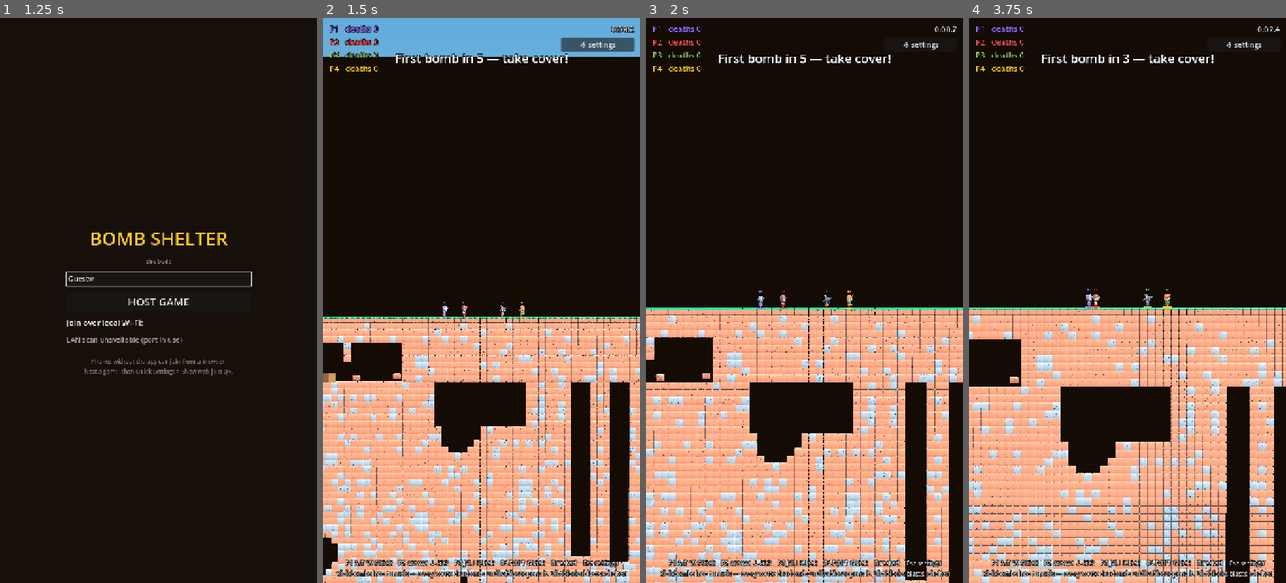
Above: before the commit, frames 1-4 (left to right).
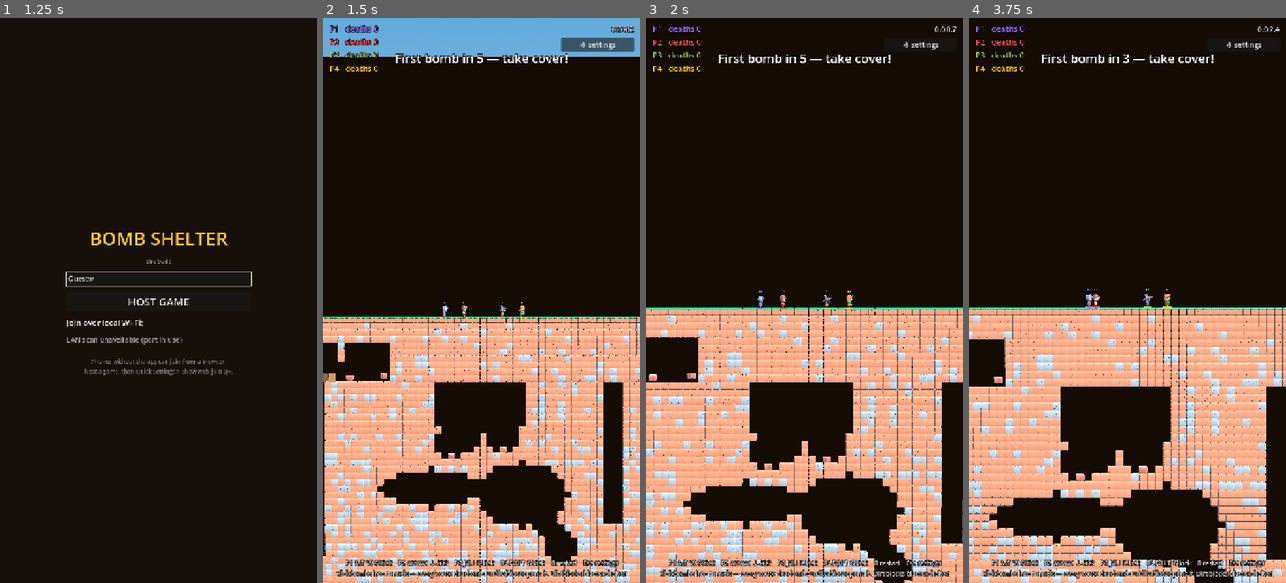
Above: after the commit, the same moments.

Repository: uchy4/dummy
Game: Godot game, scene res://scenes/menu.tscn
Two runs of this game, one before a commit and one after it. Both use one fixed random seed, a clock stepped at 60 frames per second and the inputs below.
Inputs (mouse positions are in pixels of both pictures, inside the frame that each line leads up to):
- Up to frame 1 (1.25 s): tap Enter (ui_accept) at 0.5 s; move the mouse to (228, 272) at 0.52 s; hold D (p1_right) from 0.53 s (still down); hold S (p1_kick) from 0.53 s (still down); click (228, 272) at 0.67 s; tap W (p1_jump) at 0.77 s
- Up to frame 2 (1.5 s): release D (p1_right) at 1.25 s; release S (p1_kick) at 1.25 s; click "HOST GAME" at 1.25 s
- Up to frame 3 (2 s): no input
- Up to frame 4 (3.75 s): drag from (1064, 328) to (1111, 413) at 2.02 s; move the mouse to (1159, 176) at 2.77 s; hold D (p1_right) 2.78-3.5 s; tap L at 2.85 s; drag from (1111, 413) to (1032, 215) at 3.52 s

Frame 1 is identical in both runs. In frame 2, 9.6% of the frame differs, in the area x 0-97%, y 57-100%; in frame 3, 11%; in frame 4, 11%, in the area x 0-100%, y 53-100%.

Commit message:
Water bodies, mortal livestock, scorched wallpaper, dithered strata
- Water hybrid: connected bodies act as ONE entity (communicating
  vessels). Each tick a few cells shift from the highest surface column
  to the lowest fillable one within the body, so pools converge smoothly
  to level, U-bends equalize both arms, and a split basin becomes two
  independent bodies. Streams/waterfalls keep the per-drop flow. Same
  [from,to] wire format — clients unchanged.
- Critters are mortal: a solid kick (or blast knockback) ragdolls them —
  a mini six-part ragdoll (0.55 rig) in their body color tumbles off, and
  they stand back up where it lands. A blast in lethal range kills them
  outright, same rules as players (fading death ragdoll + splat).
- Wallpaper scars: every wallpaper square caught in a blast circle
  darkens 50%, native and web, so bombed-out rooms look bombed-out.
- Strata blend: 5 dithered rows (10/30/50/70/90%) at each boundary
  instead of hard lines — dirt fades into clay into stone into slate.

Co-Authored-By: Claude Opus 4.8 <noreply@anthropic.com>
Claude-Session: https://claude.ai/code/session_01QSJudmCHT44WHN37u3ZpBk

Diff:
--- a/bomb-shelter/scripts/bomb.gd
+++ b/bomb-shelter/scripts/bomb.gd
@@ -402,7 +402,8 @@
 		part.apply_central_impulse(
 			dir * BOMB_IMPULSE * launch_mult * (0.6 + (1.0 - d / blast)) * part.mass)
 
-	# Critters get punted by blasts too (they expose shove()).
+	# Critters live and die by the same rules as players: lethal range
+	# kills them, the rest of the blast ragdolls them.
 	for n in get_tree().get_nodes_in_group(&"props"):
 		var node := n as Node2D
 		if node == null or not node.has_method(&"shove"):
@@ -413,8 +414,11 @@
 		var ndir := global_position.direction_to(node.global_position)
 		if ndir == Vector2.ZERO:
 			ndir = Vector2.UP
-		node.call(&"shove",
-			ndir * PLAYER_KNOCKBACK * launch_mult * (0.4 + (1.0 - nd / blast)))
+		var nkick := ndir * PLAYER_KNOCKBACK * launch_mult * (0.4 + (1.0 - nd / blast))
+		if node.has_method(&"blast_hit"):
+			node.call(&"blast_hit", nkick, nd <= kill and lethal_allowed)
+		else:
+			node.call(&"shove", nkick)
 
 	# Untyped on purpose: naming Chest here would create a Bomb -> Chest ->
 	# Player -> Bomb class-loading cycle.
--- a/bomb-shelter/scripts/critter.gd
+++ b/bomb-shelter/scripts/critter.gd
@@ -1,8 +1,8 @@
 class_name Critter
 extends CharacterBody2D
-## Wandering bunker livestock: chickens and pigs. Cosmetic AI only — they
-## never die; a blast or kick just relocates them. See scripts/player.gd for
-## the gravity/facing pattern this follows.
+## Wandering bunker livestock: chickens and pigs. A kick ragdolls them (they
+## tumble, then get back up); a close bomb blast kills them outright, same
+## rules as players. See scripts/player.gd for the gravity/facing pattern.
 ##
 ## Usage: set `kind` (and optionally `home`) before adding to the tree, e.g.:
 ##   var c := Critter.new(); c.kind = Critter.Kind.CHICKEN
@@ -29,6 +29,11 @@
 const CHICKEN_SPEED := 40.0
 const PIG_SPEED := 30.0
 
+var alive := true
+var _ragdoll: Ragdoll = null
+var _stun_left := 0.0
+var _shape_node: CollisionShape2D
+
 var _gravity: float = ProjectSettings.get_setting("physics/2d/default_gravity")
 var _facing := 1
 var _intent := _Intent.IDLE
@@ -46,15 +51,25 @@
 	collision_mask = 1  # walks on terrain, never blocks players/bombs
 	floor_snap_length = 6.0
 
-	var cs := CollisionShape2D.new()
+	_shape_node = CollisionShape2D.new()
 	var rs := RectangleShape2D.new()
 	rs.size = Vector2(10, 9) if kind == Kind.CHICKEN else Vector2(16, 10)
-	cs.shape = rs
-	add_child(cs)
+	_shape_node.shape = rs
+	add_child(_shape_node)
 	_pick_intent()
 
 
 func _physics_process(delta: float) -> void:
+	if not alive:
+		return
+	if _stun_left > 0.0:
+		# Riding our kicked ragdoll; stand back up where it lands.
+		_stun_left -= delta
+		if _ragdoll != null and is_instance_valid(_ragdoll):
+			global_position = _ragdoll.torso_pos()
+		if _stun_left <= 0.0:
+			_end_ragdoll()
+		return
 	var fall_mult := 0.35 if _flutter_left > 0.0 else 1.0
 	velocity.y = minf(velocity.y + _gravity * fall_mult * delta, MAX_FALL)
 
@@ -126,11 +141,72 @@
 	_hop_cooldown = maxf(_hop_cooldown - delta, 0.0)
 
 
-## Public shove hook: the lead's kick loop and blast handling call this on
-## group "props" members instead of applying a RigidBody impulse (Critter is
-## a CharacterBody2D, so it can't join "ragdoll_parts").
+## Public shove hook: kicks and blast knockback land here. A real wallop
+## ragdolls the animal — it tumbles limp and gets back up where it lands.
 func shove(vel: Vector2) -> void:
-	velocity += vel
+	if not alive:
+		return
+	if vel.length() > 140.0 and _stun_left <= 0.0:
+		_start_ragdoll(vel)
+	else:
+		velocity += vel
+
+
+## Blast handler, same rules as players: lethal range kills, otherwise the
+## concussion just launches them into a ragdoll tumble.
+func blast_hit(kick: Vector2, lethal: bool) -> void:
+	if not alive:
+		return
+	if lethal:
+		die(kick)
+	else:
+		shove(kick)
+
+
+func die(kick: Vector2) -> void:
+	if not alive:
+		return
+	alive = false
+	_end_ragdoll_silently()
+	var rd := _make_ragdoll(kick)
+	rd.persist = false  # fades out like a player's death ragdoll
+	get_tree().call_group(&"sfx", &"play_splat", global_position)
+	queue_free()
+
+
+func _start_ragdoll(vel: Vector2) -> void:
+	_stun_left = 1.3
+	_ragdoll = _make_ragdoll(velocity + vel)
+	_ragdoll.persist = true
+	hide()
+	_shape_node.set_deferred(&"disabled", true)
+	velocity = Vector2.ZERO
+
+
+func _end_ragdoll() -> void:
+	if _ragdoll != null and is_instance_valid(_ragdoll):
+		global_position = _ragdoll.torso_pos() + Vector2(0, -3)
+	_end_ragdoll_silently()
+	show()
+	_shape_node.set_deferred(&"disabled", false)
+	velocity = Vector2.ZERO
+
+
+func _end_ragdoll_silently() -> void:
+	if _ragdoll != null and is_instance_valid(_ragdoll):
+		_ragdoll.queue_free()
+	_ragdoll = null
+	_stun_left = 0.0
+
+
+func _make_ragdoll(impulse: Vector2) -> Ragdoll:
+	var rd := Ragdoll.new()
+	rd.part_scale = 0.55
+	rd.color = Color("f5f5f0") if kind == Kind.CHICKEN else Color("f4a7b9")
+	rd.impulse = impulse.limit_length(700.0)
+	rd.position = global_position
+	get_parent().add_child.call_deferred(rd)
+	return rd
 
 
 func _draw() -> void:
--- a/bomb-shelter/scripts/net_hub.gd
+++ b/bomb-shelter/scripts/net_hub.gd
@@ -129,6 +129,7 @@
 var CELL=["","#7a5230","#4b4b55","#4caf50","#2e6bc9","#a5623b","#6e7681","#553f4d"];
 var CELL2=["","#5c3d22","#3a3a44","#3f9143","#2a60b5","#874e2e","#59616b","#42313c"];
 var ROOMS=[];var ROOMTINT=["#54381f","#e4d3ac","#aebccd","#dcebec","#6b4a26"];
+var SCORCH={};
 var grassCells=null;var anim={};
 // Locally-simulated bombs: velocity estimated from snapshots, integrated
 // with gravity + terrain every frame, error-corrected toward host truth.
@@ -200,7 +201,7 @@
   else if(m.t==="init"){W=m.w;H=m.h;TS=m.ts;SURF=m.surf;FIN=m.fin;ROOMS=m.rooms||[];
    grid=new Uint8Array(m.grid.length);
    for(var i=0;i<m.grid.length;i++)grid[i]=m.grid.charCodeAt(i)-48;
-   buildTerrain();sp=sc=null;flashes=[];sparks=[];win=null;anim={};bsim=[];predOK=false;}
+   buildTerrain();sp=sc=null;flashes=[];sparks=[];win=null;anim={};bsim=[];SCORCH={};predOK=false;}
   else if(m.t==="roster"){roster=m.p;updateBtn();}
   else if(m.t==="you"){you=m.i;updateBtn();}
   else if(m.t==="colors"){opts=m.opts;
@@ -333,9 +334,14 @@
 function carve(x,y,rad){if(!grid)return;
  var c0=Math.floor(x/TS),r0=Math.floor(y/TS),rr=Math.ceil(rad/TS);
  for(var r=r0-rr;r<=r0+rr;r++)for(var c=c0-rr;c<=c0+rr;c++){
-  if(r<0||r>=H||c<0||c>=W)continue;var v=grid[r*W+c];if(v===0||v===2)continue;
+  if(r<0||r>=H||c<0||c>=W)continue;
   var dx=(c+0.5)*TS-x,dy=(r+0.5)*TS-y;
-  if(dx*dx+dy*dy<=rad*rad){grid[r*W+c]=0;octx.clearRect(c,r,1,1);}}}
+  if(dx*dx+dy*dy>rad*rad)continue;
+  // Wallpaper squares caught in the blast scorch 50% darker.
+  for(var ri=0;ri<ROOMS.length;ri++){var q=ROOMS[ri];
+   if(c>=q[0]&&c<q[0]+q[2]&&r>=q[1]&&r<q[1]+q[3]){SCORCH[r*W+c]=1;break;}}
+  var v=grid[r*W+c];if(v===0||v===2)continue;
+  grid[r*W+c]=0;octx.clearRect(c,r,1,1);}}
 function burst(x,y,col){for(var i=0;i<10;i++)sparks.push({x:x,y:y,c:col,
  vx:(Math.random()-0.5)*260,vy:-Math.random()*260-40,t:performance.now()});}
 function shade(hex,f){hex=hex.replace("#","");
@@ -496,6 +502,8 @@
     ctx.fillRect(q[0]*TS+cc*8,q[1]*TS+rr*8,8,8);}}
   else{ctx.fillStyle=ROOMTINT[q[4]]||"#54381f";
    ctx.fillRect(q[0]*TS,q[1]*TS,q[2]*TS,q[3]*TS);}}
+ ctx.fillStyle="rgba(0,0,0,0.5)";
+ for(var sk in SCORCH){var si=+sk;ctx.fillRect((si%W)*TS,((si/W)|0)*TS,TS,TS);}
  ctx.drawImage(off,0,0,W,H,0,0,W*TS,H*TS);
  if(grassCells)for(var gi=0;gi<grassCells.length;gi++){var idx=grassCells[gi];
   if(grid[idx]!==3)continue;var gx=(idx%W)*TS,gy=((idx/W)|0)*TS;
--- a/bomb-shelter/scripts/ragdoll.gd
+++ b/bomb-shelter/scripts/ragdoll.gd
@@ -13,6 +13,8 @@
 ## Stun ragdolls persist (no fade/free) until the stunned player gets back
 ## up and frees them; death ragdolls fade out on their own.
 var persist := false
+## Critters use a shrunken rig (0.55) — same physics, smaller parts.
+var part_scale := 1.0
 
 var _age := 0.0
 var _parts: Array[RigidBody2D] = []
@@ -22,22 +24,23 @@
 	z_index = 5
 	if color2 == Color.TRANSPARENT:
 		color2 = color
-	var torso := _part(Vector2(0, -2), Vector2(12, 10), color)
+	var s := part_scale
+	var torso := _part(Vector2(0, -2) * s, Vector2(12, 10) * s, color)
 	if not color2.is_equal_approx(color):
-		var band := _rect_poly(Vector2(12, 3), color2)
+		var band := _rect_poly(Vector2(12, 3) * s, color2)
 		torso.add_child(band)
-	var head := _part(Vector2(0, -11), Vector2(10, 9), color.lightened(0.35))
+	var head := _part(Vector2(0, -11) * s, Vector2(10, 9) * s, color.lightened(0.35))
 	_decorate_head(head)
-	var arm_l := _part(Vector2(-7, 0), Vector2(4, 10), color.darkened(0.15))
-	var arm_r := _part(Vector2(7, 0), Vector2(4, 10), color.darkened(0.15))
-	var leg_l := _part(Vector2(-3, 9), Vector2(4, 12), color.darkened(0.35))
-	var leg_r := _part(Vector2(3, 9), Vector2(4, 12), color.darkened(0.35))
+	var arm_l := _part(Vector2(-7, 0) * s, Vector2(4, 10) * s, color.darkened(0.15))
+	var arm_r := _part(Vector2(7, 0) * s, Vector2(4, 10) * s, color.darkened(0.15))
+	var leg_l := _part(Vector2(-3, 9) * s, Vector2(4, 12) * s, color.darkened(0.35))
+	var leg_r := _part(Vector2(3, 9) * s, Vector2(4, 12) * s, color.darkened(0.35))
 
-	_pin(head, torso, Vector2(0, -7))
-	_pin(arm_l, torso, Vector2(-6, -5))
-	_pin(arm_r, torso, Vector2(6, -5))
-	_pin(leg_l, torso, Vector2(-3, 3))
-	_pin(leg_r, torso, Vector2(3, 3))
+	_pin(head, torso, Vector2(0, -7) * s)
+	_pin(arm_l, torso, Vector2(-6, -5) * s)
+	_pin(arm_r, torso, Vector2(6, -5) * s)
+	_pin(leg_l, torso, Vector2(-3, 3) * s)
+	_pin(leg_r, torso, Vector2(3, 3) * s)
 
 	for p in _parts:
 		p.linear_velocity = impulse * randf_range(0.7, 1.3) \
--- a/bomb-shelter/scripts/room_decor.gd
+++ b/bomb-shelter/scripts/room_decor.gd
@@ -10,12 +10,14 @@
 var terrain: Terrain
 
 var _straw: Array[Rect2] = []  # precomputed so it doesn't flicker
+var _scorch := {}  # cell key -> Vector2i: wallpaper squares scorched by blasts
 
 
 func _ready() -> void:
 	z_index = -5
 	if terrain == null or terrain.bunker_rooms.is_empty():
 		return
+	terrain.carved.connect(_on_carved)
 	var rng := RandomNumberGenerator.new()
 	rng.seed = 7  # deterministic scatter
 	for pen_name: String in ["chicken_pen", "pig_pen"]:
@@ -55,6 +57,32 @@
 		draw_rect(s, Color(0.85, 0.72, 0.35))
 	if terrain.finish_room.size.x > 0:
 		_draw_finish(_px(terrain.finish_room))
+	# Blast scars: wallpaper squares caught in an explosion darken by half.
+	for k in _scorch:
+		var cell: Vector2i = _scorch[k]
+		draw_rect(Rect2(cell.x * TILE, cell.y * TILE, TILE, TILE),
+			Color(0, 0, 0, 0.5))
+
+
+## Mark every wallpaper square inside the blast circle as scorched.
+func _on_carved(world_pos: Vector2, radius: float) -> void:
+	var rects: Array[Rect2i] = []
+	for rn in terrain.bunker_rooms:
+		rects.append(terrain.bunker_rooms[rn])
+	if terrain.finish_room.size.x > 0:
+		rects.append(terrain.finish_room)
+	var c := Vector2i(int(world_pos.x / TILE), int(world_pos.y / TILE))
+	var r := ceili(radius / TILE)
+	for y in range(c.y - r, c.y + r + 1):
+		for x in range(c.x - r, c.x + r + 1):
+			var center := Vector2(x * TILE + TILE * 0.5, y * TILE + TILE * 0.5)
+			if center.distance_to(world_pos) > radius:
+				continue
+			for rc in rects:
+				if rc.has_point(Vector2i(x, y)):
+					_scorch[y * 1000 + x] = Vector2i(x, y)
+					break
+	queue_redraw()
 
 
 # --- room painters -----------------------------------------------------------
--- a/bomb-shelter/scripts/terrain.gd
+++ b/bomb-shelter/scripts/terrain.gd
@@ -146,15 +146,8 @@
 	_grid.fill(Cell.EMPTY)
 
 	for y in range(SURFACE_ROW, H):
-		var stratum := Cell.DIRT
-		if y >= DEEP_TOP:
-			stratum = Cell.DEEP
-		elif y >= STONE_TOP:
-			stratum = Cell.STONE
-		elif y >= CLAY_TOP:
-			stratum = Cell.CLAY
 		for x in W:
-			_gset(x, y, stratum)
+			_gset(x, y, _stratum_at(y))
 	# Indestructible frame: side walls and floor. The side walls rise above
 	# the surface so players can't hop off the edge of the map.
 	for y in range(SURFACE_ROW - 6, H):
@@ -332,6 +325,30 @@
 		for x in range(finish_room.position.x, finish_room.end.x):
 			if _gget(x, y) != Cell.BEDROCK:
 				_gset(x, y, Cell.EMPTY)
+
+
+## Which stratum a row belongs to, with 5 rows of dithered blending at each
+## boundary (10/30/50/70/90% of the lower material) instead of hard lines.
+func _stratum_at(y: int) -> int:
+	var bands := [
+		[CLAY_TOP, Cell.DIRT, Cell.CLAY],
+		[STONE_TOP, Cell.CLAY, Cell.STONE],
+		[DEEP_TOP, Cell.STONE, Cell.DEEP],
+	]
+	for band: Array in bands:
+		var b: int = band[0]
+		if y < b - 2:
+			continue
+		if y <= b + 2:
+			var lower_chance := float(y - b + 2) * 0.2 + 0.1
+			return int(band[2]) if rng.randf() < lower_chance else int(band[1])
+	if y >= DEEP_TOP:
+		return Cell.DEEP
+	if y >= STONE_TOP:
+		return Cell.STONE
+	if y >= CLAY_TOP:
+		return Cell.CLAY
+	return Cell.DIRT
 
 
 func _carve_tunnel(from: Vector2i, to: Vector2i) -> void:
@@ -498,8 +515,69 @@
 		moves.append([idx, to])
 		if moves.size() >= WATER_MAX_MOVES:
 			break
+	if moves.size() < WATER_MAX_MOVES:
+		_equalize_bodies(moves)
 	if not moves.is_empty():
 		water_moved.emit(moves)
+
+
+## Communicating vessels: each connected body of water acts as ONE entity.
+## A few cells per tick shift from its highest surface column to its lowest
+## fillable one, so pools converge smoothly to a level surface, U-bends
+## equalize both arms, and a split basin becomes two independent bodies.
+func _equalize_bodies(moves: Array) -> void:
+	var seen := {}
+	for start in range(W, _grid.size() - W):
+		if _grid[start] != Cell.WATER or seen.has(start):
+			continue
+		# Flood the body, remembering the top water cell of every column.
+		var tops := {}
+		var stack: Array[int] = [start]
+		seen[start] = true
+		while not stack.is_empty():
+			var i: int = stack.pop_back()
+			var cx := i % W
+			var cy := i / W
+			if not tops.has(cx) or cy < int(tops[cx]):
+				tops[cx] = cy
+			for nb: int in [i - 1, i + 1, i - W, i + W]:
+				if nb >= 0 and nb < _grid.size() and not seen.has(nb) \
+						and _grid[nb] == Cell.WATER:
+					seen[nb] = true
+					stack.append(nb)
+		if tops.size() < 2:
+			continue
+		for k in 6:
+			var hi_x := -1
+			var hi_y := 1000000
+			var lo_x := -1
+			var lo_y := -1000000
+			for cxv in tops:
+				var cx2 := int(cxv)
+				var ty := int(tops[cxv])
+				if ty < hi_y:
+					hi_y = ty
+					hi_x = cx2
+				if ty > lo_y and _gget(cx2, ty - 1) == Cell.EMPTY:
+					lo_y = ty
+					lo_x = cx2
+			if hi_x < 0 or lo_x < 0 or hi_x == lo_x or hi_y >= lo_y - 1:
+				break
+			var src := hi_y * W + hi_x
+			var dst := (lo_y - 1) * W + lo_x
+			_grid[src] = Cell.EMPTY
+			_grid[dst] = Cell.WATER
+			erase_cell(Vector2i(hi_x, hi_y))
+			_flow_dir.erase(src)
+			_repaint_water_around(src, dst)
+			moves.append([src, dst])
+			if _gget(hi_x, hi_y + 1) == Cell.WATER:
+				tops[hi_x] = hi_y + 1
+			else:
+				tops.erase(hi_x)
+			tops[lo_x] = lo_y - 1
+			if moves.size() >= WATER_MAX_MOVES:
+				return
 
 
 ## Client mirror of _tick_water: replay the host's flow verbatim.
